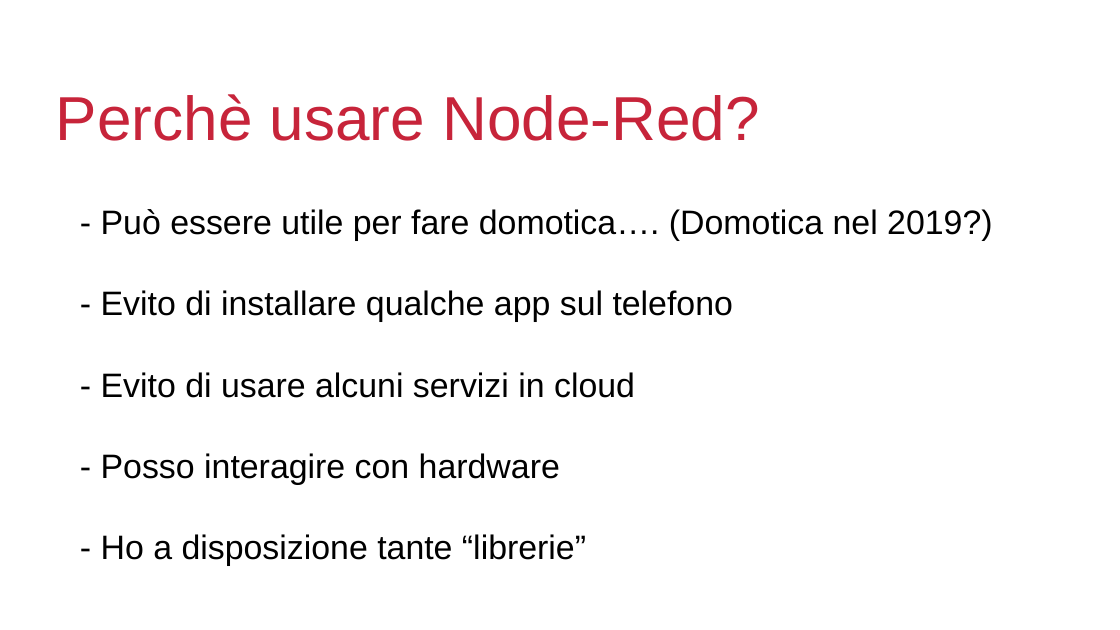
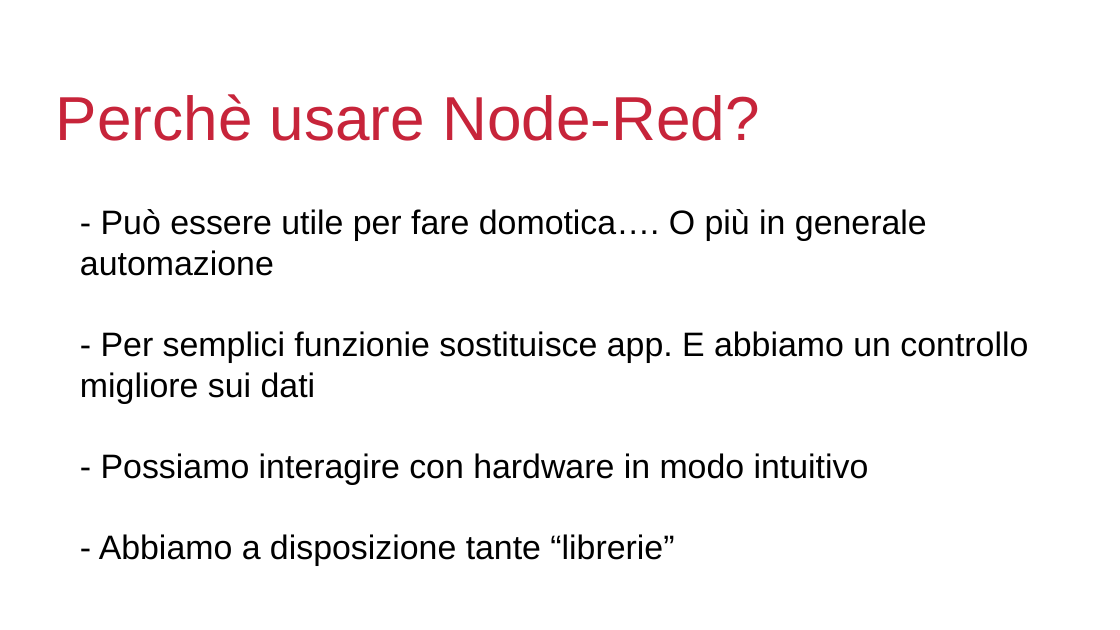
Before and after one commit to raspibo/Introduzione_a_Node-RED, a slide deck: slide 5 of node-red.odp. Drawn at 1120x630 pixels with LibreOffice and Linux fonts; fonts in the diff are those of the drawing; background and template pictures are left out. Boxes give left, top, right and bottom in pixels: in the first picture for what was removed or moved away, otherwise in the second. Text is boxed around its words. In the diff, an @@ line names an element or a change of style, - is before the commit and + after.

```diff
--- a/node-red.odp
+++ b/node-red.odp
@@ text at bbox=[80, 209, 1028, 566]: text changed @@
-- Può essere utile per fare domotica…. (Domotica nel 2019?)
-- Evito di installare qualche app sul telefono
-- Evito di usare alcuni servizi in cloud
-- Posso interagire con hardware
-- Ho a disposizione tante “librerie”
+- Può essere utile per fare domotica…. O più in generale automazione
+- Per semplici funzionie sostituisce app. E abbiamo un controllo migliore sui dati
+- Possiamo interagire con hardware in modo intuitivo
+- Abbiamo a disposizione tante “librerie”
```
Also in this commit, not shown: 2 other slides changed, 10 slides added, 2 slides removed.
